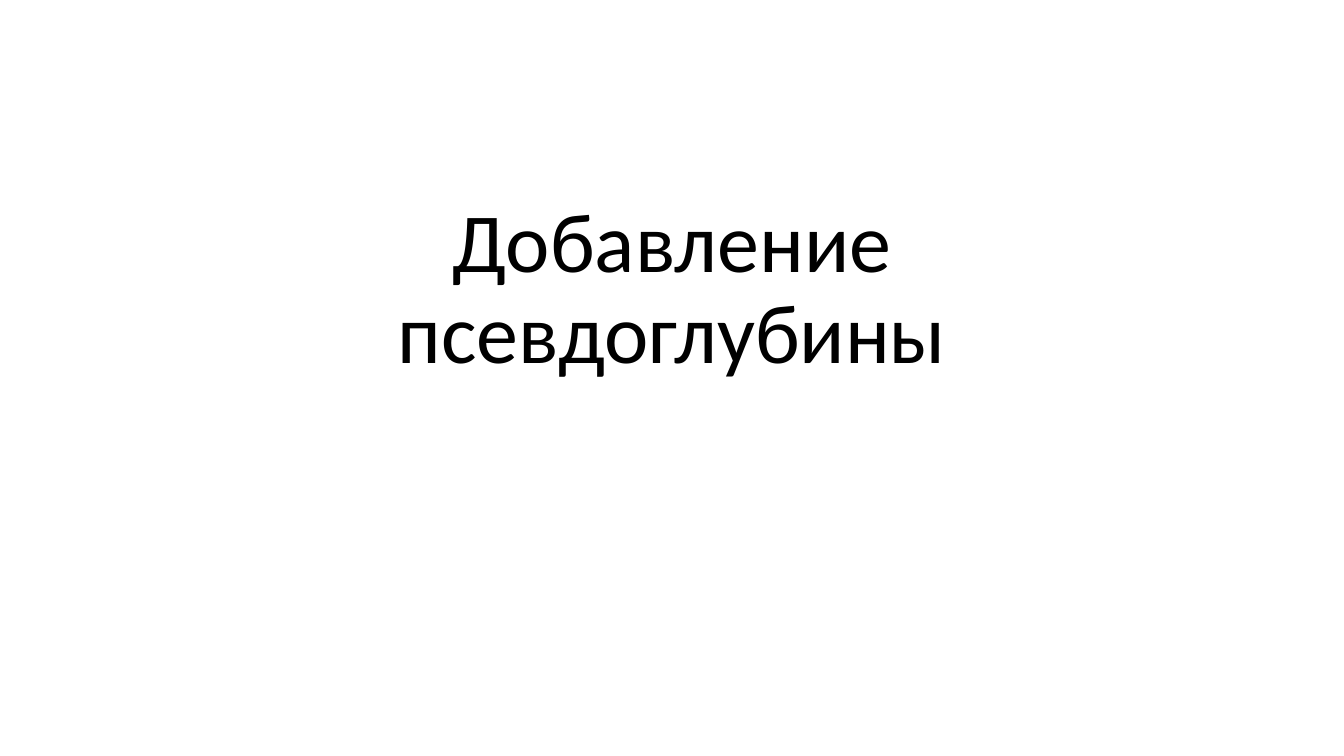
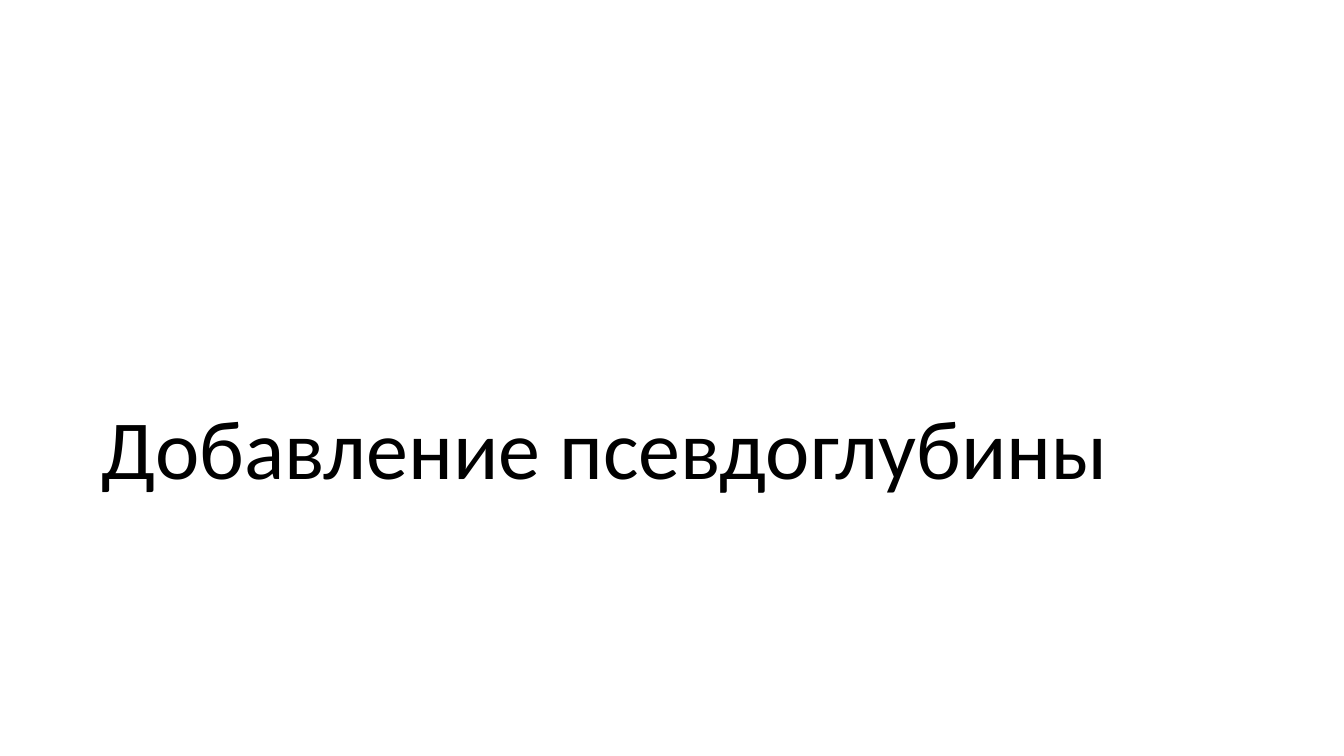
Before and after one commit to alexey-malov/cg-course, a slide deck: slide 140 of lectures/03 - Векторный анализ, трансформации и матрицы.pptx. Drawn at 1344x756 pixels with LibreOffice and Linux fonts; fonts in the diff are those of the drawing. Boxes give left, top, right and bottom in pixels: in the first picture for what was removed or moved away, otherwise in the second. Text is boxed around its words. In the diff, an @@ line names an element or a change of style, - is before the commit and + after.

```diff
--- a/lectures/03 - Векторный анализ, трансформации и матрицы.pptx
+++ b/lectures/03 - Векторный анализ, трансформации и матрицы.pptx
@@ title "Добавление псевдоглубины": place and size @@
-title "Добавление псевдоглубины" at [398, 215, 946, 377]
+title "Добавление псевдоглубины" at [102, 422, 1107, 493]
@@ title "Добавление псевдоглубины" at [102, 422, 1107, 493]: alignment centre to left @@
```
Also in this commit, not shown: 4 other slides changed.
